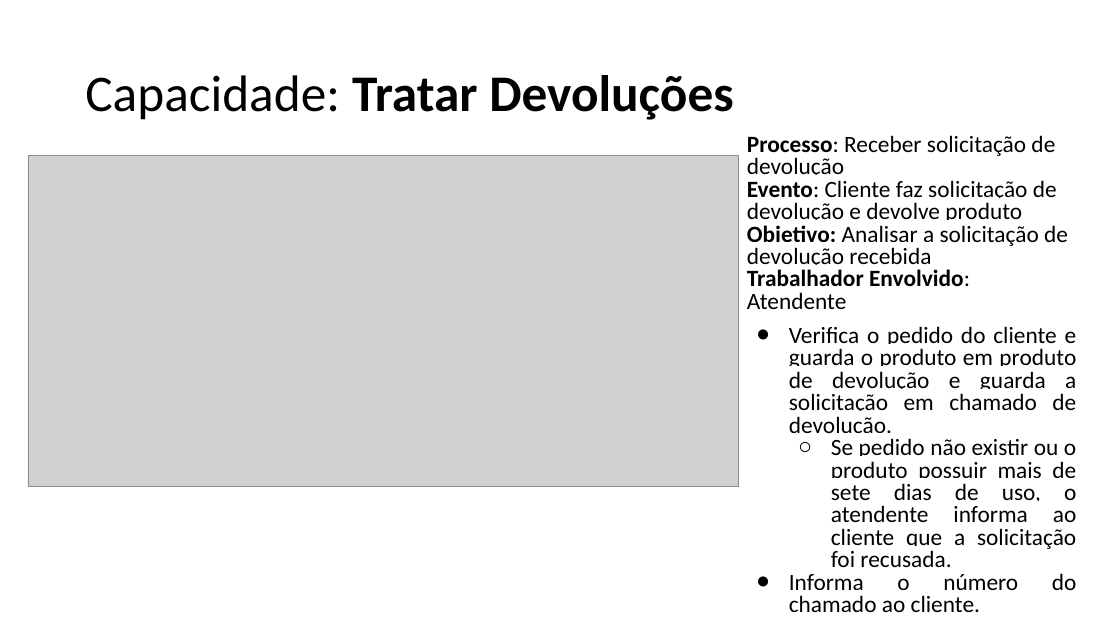
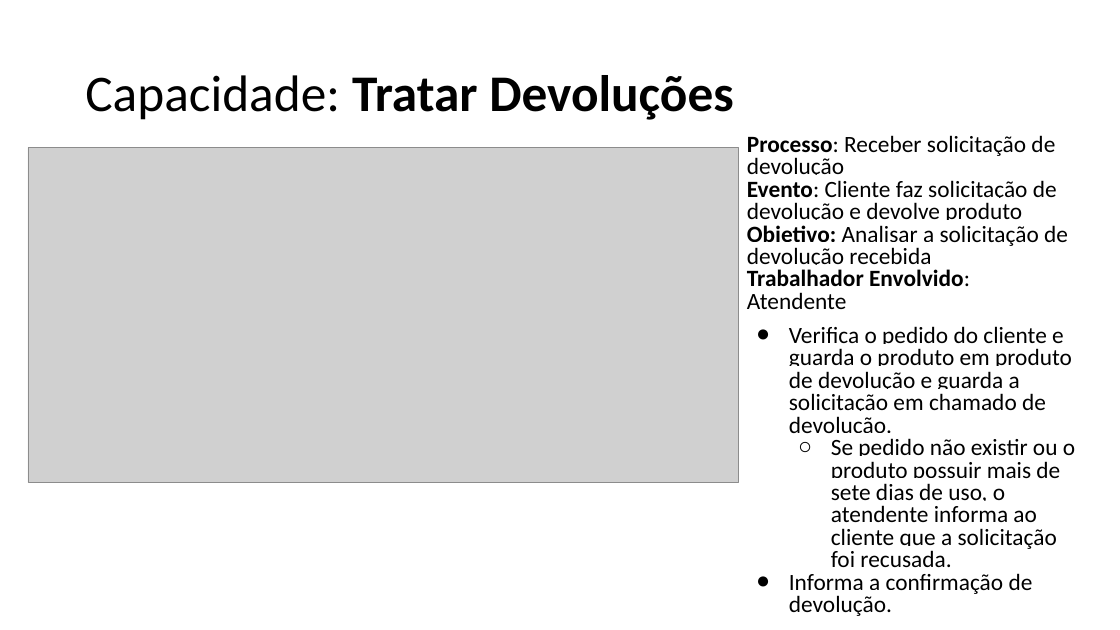
Before and after one commit to emersonsoaresdasilva/projeto-ope, a slide deck: slide 13 of 18-Descrição dos Processos de Negócio.pptx (slide 12 before the commit). Drawn at 1120x630 pixels with LibreOffice and Linux fonts; fonts in the diff are those of the drawing; grey boxes stand for pictures. Boxes give left, top, right and bottom in pixels: in the first picture for what was removed or moved away, otherwise in the second. Text is boxed around its words. In the diff, an @@ line names an element or a change of style, - is before the commit and + after.

```diff
--- a/18-Descrição dos Processos de Negócio.pptx
+++ b/18-Descrição dos Processos de Negócio.pptx
@@ picture: place and size @@
-picture at (28, 155, 739, 487)
+picture at (28, 148, 739, 483)
@@ text at (789, 326, 1075, 567): alignment justified to left @@
@@ text at (789, 573, 1033, 616): text changed @@
-● Informa o número do chamado ao cliente.
+● Informa a confirmação de devolução.
```
Also in this commit, not shown: 21 other slides changed, 1 slide added, 15 other files.
